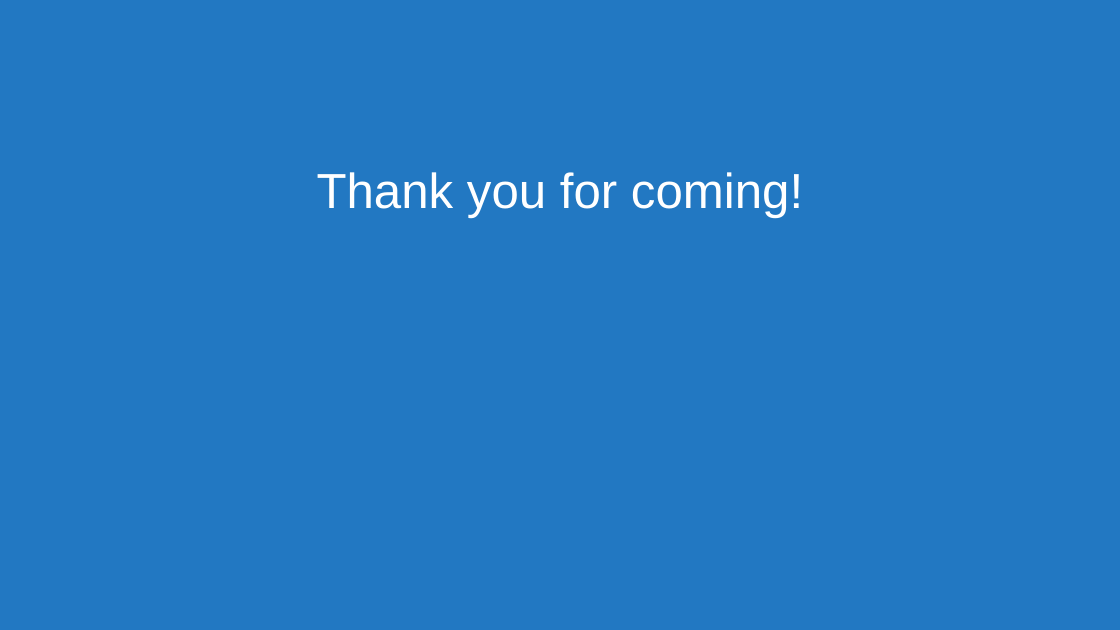
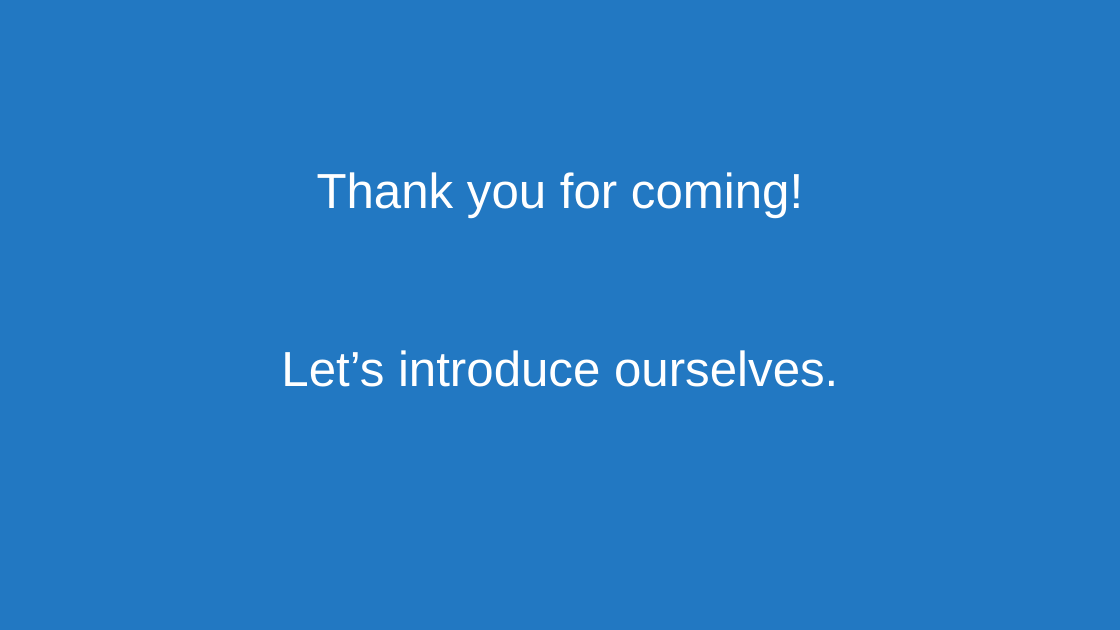
Before and after one commit to usds/SME-QA-Website, a slide deck: slide 3 of toolkit/job-analysis/job-analysis-presentation.pptx. Drawn at 1120x630 pixels with LibreOffice and Linux fonts; fonts in the diff are those of the drawing. Boxes give left, top, right and bottom in pixels: in the first picture for what was removed or moved away, otherwise in the second. Text is boxed around its words. In the diff, an @@ line names an element or a change of style, - is before the commit and + after.

```diff
--- a/toolkit/job-analysis/job-analysis-presentation.pptx
+++ b/toolkit/job-analysis/job-analysis-presentation.pptx
@@ title at (281,172,838,387): text changed @@
-Thank you for coming!
+Thank you for coming!
+Let’s introduce ourselves.
```
Also in this commit, not shown: 5 other slides changed, 1 slide added.
